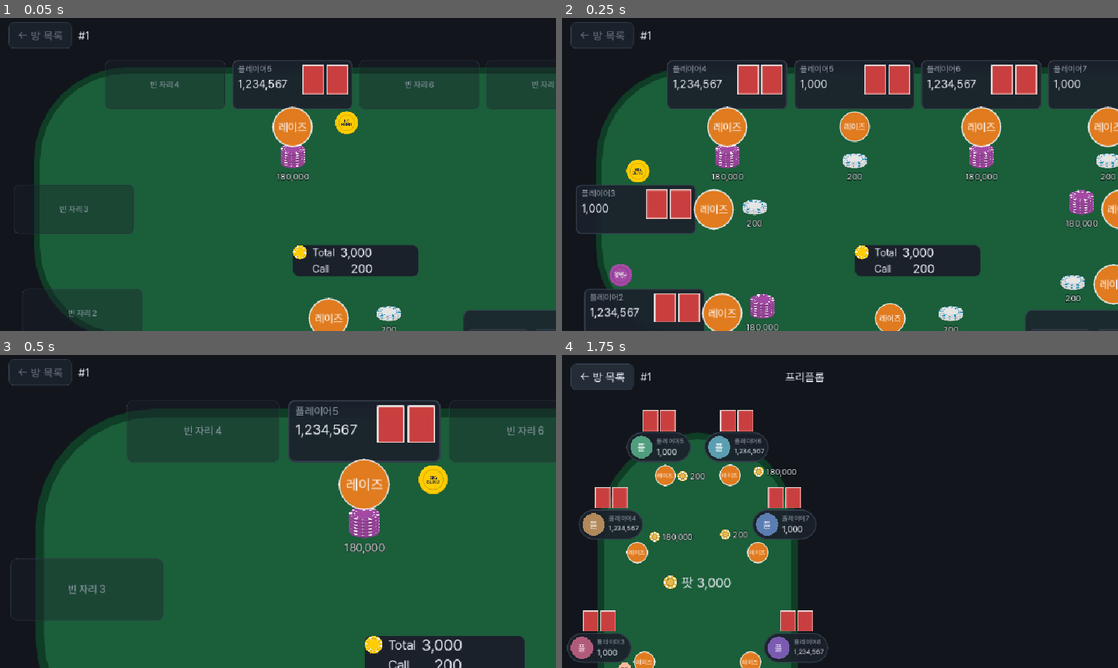
Above: before the commit, frames 1-4 (two rows, left to right).
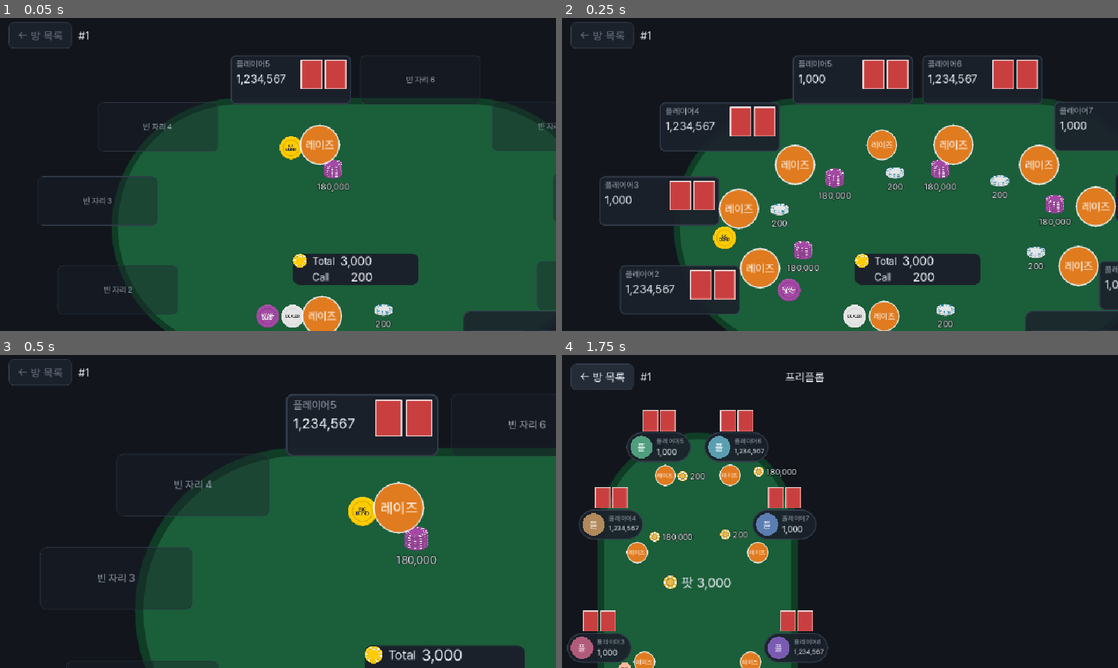
Above: after the commit, the same moments.

Repository: modify879/board-game-godot
Game: Godot game, scene res://games/holdem/test_layout.tscn
Same seed, same stepped clock (60 frames per second), same inputs: the game is played once before the commit and once after it. This scene is started directly instead of the project's main scene.
Inputs (mouse positions are in pixels of both pictures, inside the frame that each line leads up to):
- Up to frame 1 (0.05 s): no input
- Up to frame 2 (0.25 s): no input
- Up to frame 3 (0.5 s): no input
- Up to frame 4 (1.75 s): move the mouse to (962, 495) at 0.52 s; click (962, 495) at 0.67 s; move the mouse to (728, 527) at 1.27 s; click (728, 527) at 1.42 s

The runs differ from the first frame. In frame 1, 27% of the frame differs, in the area x 2-100%, y 12-100%; in frame 2, 35%; in frame 3, 30%; in frame 4, less than 0.1%.

Commit message:
feat(holdem): 데스크톱 좌석·행동 토큰·칩을 같은 중심의 타원 세 겹에 놓고 펠트를 매끈한 타원으로 그린다

Diff:
--- a/games/holdem/table.gd
+++ b/games/holdem/table.gd
@@ -25,20 +25,28 @@
 const BET_GAP := 8.0 # 베팅 칩과 자기 좌석 캡슐 사이 간격
 const BET_ANGLES := [0.0, 35.0, -35.0, 70.0, -70.0, 105.0, -105.0, 140.0, -140.0, 180.0] # 기본(펠트 중심 쪽)이 막히면 캡슐 둘레를 따라 돌려 보는 각도
 const RESUME_SEAT_CHECK_SEC := 2.0 # 탭 복귀 소켓 교체 뒤 이 시간 동안 POSITION·SEATED 스냅샷이 없으면 me/seat 로 확인한다
-# 데스크톱(가로) 배치는 1280x672(FeltArea) 설계 좌표에서 정하고 k = min(w/1280, h/672) 배로 키운다. 좌석 = 고정 슬롯(타원 아님)
+# 데스크톱(가로) 배치는 1280x672(FeltArea) 설계 좌표에서 정하고 k = min(w/1280, h/672) 배로 키운다.
+# 같은 중심(D_CENTER)의 타원 네 겹: 펠트(스타디움) ⊂ 바깥(좌석 패널 중심) / 가운데(행동 토큰·마커) / 안쪽(베팅 더미)
+# 토큰·베팅은 좌석 패널 중심에서 펠트 중심으로 그은 선 위에서 각 타원과 만나는 점에 놓는다 — 그래서 한 바퀴 타원 띠를 이룬다
 const D_W := 1280.0
 const D_H := 672.0
-const D_FELT := Rect2(51, 30, 1178, 498)
-## 슬롯 중심. v = posmod(seatNo - 내 좌석, 9): 0 내 자리(아래 가운데) → 시계 방향으로 왼쪽 아래 모서리·왼쪽 가운데·위 4곳·오른쪽 가운데·오른쪽 아래 모서리
-## v8 은 행동 패널(D_ACTION, y 474~)이 막아 v1 보다 높다 — 패널 아래변이 474 를 넘지 않는 가장 낮은 자리(위 v7 아래변 335 와 마커 줄 사이)
-const D_SLOTS := [Vector2(640, 597), Vector2(140, 480), Vector2(125, 290), Vector2(292, 62), Vector2(524, 62), Vector2(756, 62), Vector2(988, 62), Vector2(1155, 290), Vector2(1140, 427)]
+const D_CENTER := Vector2(640, 321)
+const D_FELT_R := Vector2(446, 235) # 펠트 반지름(가로:세로 ≈ 1.9:1). 모서리 반지름 = 세로 반지름이라 양 끝이 반원
+const D_OUTER := Vector2(479.4, 276) # 좌석 패널 중심이 놓이는 타원
+const D_MID := Vector2(335, 150.9) # 행동 토큰·D/SB/BB 마커
+const D_INNER := Vector2(262.3, 93.5) # 베팅 더미 + 금액
+## 좌석 패널 중심의 매개 각도(°, 아래 = 90, 시계 방향). v = posmod(seatNo - 내 좌석, 9): 0 내 자리(아래 가운데) → 왼쪽 아래·왼쪽·위 4곳·오른쪽·오른쪽 아래
+## 내 자리 오른쪽엔 행동 패널(D_ACTION)이 있어 오른쪽 아래(v8)는 23°(행동 패널 위쪽 바깥)로 올렸다. 위 네 곳은 패널 폭(220)이 겹치지 않게 v4·v5 는 가운데에서 ±14.3° 이상, v3 은 v4 와 닿지 않게 벌렸다. 설계는 scratchpad 의 탐색으로 정했다
+const D_ANGLES := [90.0, 155.0, 189.7, 221.0, 255.7, 284.3, 318.5, 349.0, 383.0]
+## 마커가 토큰 곁 어느 쪽(타원 접선, +1 = 각도 증가 방향)으로 먼저 놓일지. 막히면 반대쪽·더 먼 쪽으로 간다(_place_desktop)
+const D_MARK_SIDE := [1, -1, 1, 1, 1, -1, -1, -1, 1]
 const D_TOKEN := 56.0 # 행동 토큰 지름
 const D_MARKER := 42.0 # D·SB·BB 칩
-const D_BET_W := 84.0 # 베팅 칸(더미 + 금액) 폭
-const D_BET_H := 68.0
-const D_BOARD_CARD := Vector2(72, 98)
-const D_TOTAL_TOP := 356.0 # Total 상자 윗변(보드 아래)
-const D_ACTION := Rect2(836, 474, 374, 198) # 행동 패널(내 패널 오른쪽)
+const D_BET_W := 64.0 # 베팅 칸(더미 + 금액) 폭
+const D_BOARD_CARD := Vector2(64, 88)
+const D_BOARD_TOP := 275.0 # 보드 윗변(안쪽 타원 띠 안, 펠트 중심보다 조금 아래)
+const D_TOTAL_TOP := 371.0 # Total 상자 윗변(보드 아래)
+const D_ACTION := Rect2(836, 476, 374, 196) # 행동 패널(내 패널 오른쪽)
 const D_BAR := Rect2(16, 534, 394, 130) # 참가·일어서기 등 버튼 줄(내 패널 왼쪽 아래)
 const MARKER_TEXTURES := [preload("res://games/holdem/assets/chips/chip_dealer.png"), preload("res://games/holdem/assets/chips/chip_smallBlind.png"), preload("res://games/holdem/assets/chips/chip_bigBlind.png")]
 const CREATE_SEAT_CHECK_SEC := 5.0 # 방 생성 뒤 이 시간 동안 join-queue 이벤트가 없으면 me/seat 로 착석을 확인한다 — DROPPED 는 스냅샷으로 다시 오지 않는다
@@ -196,6 +204,7 @@
 	felt_style.bg_color = FELT_COLOR
 	felt_style.border_color = FELT_RIM_COLOR
 	felt_style.set_border_width_all(FELT_RIM)
+	felt_style.corner_detail = 32  # 큰 모서리가 각져 보이지 않게
 	felt_area.resized.connect(func() -> void:
 		motion.kill_real()
 		_render_seats())
@@ -393,45 +402,48 @@
 	action_bg.size = bottom_region.size
 
 
-## 데스크톱 배치. 슬롯 좌표(D_SLOTS)·토큰·베팅·마커 자리는 설계 좌표 × k + 가운데 정렬 오프셋.
-## 반환 g: center(펠트 중심), hc(내 카드 크기), slots[v] = {panel, token, bet, markers[D, SB, BB]}(FeltArea 좌표)
+## 중심 c 에서 점 p 로 그은 선이 반지름 r 타원과 만나는 점
+static func ring_point(p: Vector2, c: Vector2, r: Vector2) -> Vector2:
+	var d := p - c
+	return c + d / sqrt(pow(d.x / r.x, 2.0) + pow(d.y / r.y, 2.0))
+
+
+## 데스크톱 배치. 타원 매개변수(D_*)·각도표(D_ANGLES)에서 슬롯을 계산한다. 설계 좌표 × k + 가운데 정렬 오프셋.
+## 반환 g: center(펠트 중심), hc(내 카드 크기), slots[v] = {panel, token, bet, cands[마커 후보 자리, 우선순위 순]}(FeltArea 좌표)
 func _layout_desktop() -> Dictionary:
 	var area := felt_area.size
 	k = maxf(minf(area.x / D_W, area.y / D_H), 0.3)
 	var off := (area - Vector2(D_W, D_H) * k) / 2.0
-	felt.position = off + D_FELT.position * k
-	felt.size = D_FELT.size * k
-	felt_style.set_corner_radius_all(int(170.0 * k))
+	felt.position = off + (D_CENTER - D_FELT_R) * k
+	felt.size = D_FELT_R * 2.0 * k
+	felt_style.set_corner_radius_all(int(D_FELT_R.y * k))
 	felt_style.set_border_width_all(maxi(int(FELT_RIM * k), 4))
 	var slots: Array = []
 	for v in 9:
-		var pc: Vector2 = D_SLOTS[v]
+		var a := deg_to_rad(D_ANGLES[v])
+		var pc := D_CENTER + D_OUTER * Vector2(cos(a), sin(a))
 		var half: Vector2 = (SeatScript.panel_size(v == 0, 1.0)) / 2.0
+		var token: Vector2
+		var bet: Vector2
+		var cands: Array = []
+		if v == 0: # 내 패널은 넓어 위로 곧게 올리면 Total 상자와 닿는다 — 패널 윗변 위 왼쪽에 토큰, 오른쪽에 베팅, 마커는 토큰 왼쪽 줄
+			token = pc + Vector2(-62, -111)
+			bet = pc + Vector2(50, -117)
+			for i in 3:
+				cands.append(pc + Vector2(-115.0 - i * (D_MARKER + 4.0), -111))
+		else:
+			token = ring_point(pc, D_CENTER, D_MID)
+			bet = ring_point(pc, D_CENTER, D_INNER)
+			var d := token - D_CENTER # 가운데 타원의 접선(토큰 곁으로 타원을 따라 간다)
+			var t: Vector2 = Vector2(-d.y / (D_MID.y * D_MID.y), d.x / (D_MID.x * D_MID.x)).normalized() * D_MARK_SIDE[v]
+			var along := 1.0 / maxf(absf(t.x), absf(t.y)) # 대각선이어도 사각 경계가 닿지 않게 한 축으로 충분히 띄운다
+			var s1 := (D_TOKEN / 2.0 + 4.0 + D_MARKER / 2.0) * along
+			var s2 := s1 + (D_MARKER + 4.0) * along
+			cands = [token + t * s1, token - t * s1, token + t * s2, token - t * s2]
 		var sl := {"panel": Rect2(off + (pc - half) * k, half * 2.0 * k)}
-		var markers: Array
-		var mg := D_MARKER + 4.0 # 마커 간격
-		if v == 0: # 내 패널 위에 토큰·베팅, 왼쪽에 마커 세로 줄
-			sl.token = pc + Vector2(-50, -half.y - 4 - D_TOKEN / 2.0)
-			sl.bet = pc + Vector2(60, -half.y - 4 - D_BET_H / 2.0)
-			var mx := -half.x - 4 - D_MARKER / 2.0
-			markers = [pc + Vector2(mx, -mg), pc + Vector2(mx, 0), pc + Vector2(mx, mg)]
-		elif v >= 3 and v <= 6: # 위 네 곳: 패널 아래에 토큰 → 베팅, 마커는 토큰 양옆
-			var by := half.y + 4 + D_MARKER / 2.0
-			var mx := D_TOKEN / 2.0 + 4 + D_MARKER / 2.0
-			sl.token = pc + Vector2(0, half.y + 4 + D_TOKEN / 2.0)
-			sl.bet = pc + Vector2(0, half.y + 4 + D_TOKEN + 4 + D_BET_H / 2.0)
-			markers = [pc + Vector2(-mx, by), pc + Vector2(mx, by), pc + Vector2(mx + mg, by)]
-		else: # 양옆·아래 모서리: 패널 바로 안쪽에 토큰 → 그 안쪽에 베팅, 마커는 패널 윗변 위 가로 줄(바깥 끝부터)
-			var sx := 1.0 if v <= 2 else -1.0
-			sl.token = pc + Vector2(sx * (half.x + 4 + D_TOKEN / 2.0), 0)
-			sl.bet = (sl.token as Vector2) + Vector2(sx * (D_TOKEN / 2.0 + 4 + D_BET_W / 2.0), 0)
-			var my := -half.y - 4 - D_MARKER / 2.0
-			markers = []
-			for i in 3:
-				markers.append(pc + Vector2(-sx * (half.x - D_MARKER / 2.0 - i * mg), my))
-		sl.token = off + (sl.token as Vector2) * k
-		sl.bet = off + (sl.bet as Vector2) * k
-		sl.markers = markers.map(func(m: Vector2) -> Vector2: return off + m * k)
+		sl.token = off + token * k
+		sl.bet = off + bet * k
+		sl.cands = cands.map(func(m: Vector2) -> Vector2: return off + m * k)
 		slots.append(sl)
 	var hc := SeatScript.desk_card_size(true, k)
 	var board_size := Vector2(D_BOARD_CARD.x * 5.0 + 24.0, D_BOARD_CARD.y) * k # 카드 사이 6(HBox 간격)
@@ -439,7 +451,7 @@
 		r.custom_minimum_size = D_BOARD_CARD * k
 	board_box.custom_minimum_size = board_size
 	center_box.size = board_size
-	center_box.position = off + Vector2(D_W / 2.0 * k - board_size.x / 2.0, 248.0 * k)
+	center_box.position = off + Vector2(D_CENTER.x * k - board_size.x / 2.0, D_BOARD_TOP * k)
 	for r: TextureRect in my_card_rects:
 		r.custom_minimum_size = hc
 	my_cards_box.size = Vector2(2.0 * hc.x + 8.0 * k, hc.y)
@@ -452,7 +464,7 @@
 		l.add_theme_font_size_override("font_size", int(round(18.0 * k)))
 	%PotIcon.custom_minimum_size = Vector2(26, 26) * k
 	total_box.reset_size()
-	total_box.position = off + Vector2(D_W / 2.0 * k - total_box.size.x / 2.0, D_TOTAL_TOP * k)
+	total_box.position = off + Vector2(D_CENTER.x * k - total_box.size.x / 2.0, D_TOTAL_TOP * k)
 	label_w = 360.0 * k
 	label_bottom = off.y + (D_TOTAL_TOP + 66.0) * k
 	_place_board_label()
@@ -471,10 +483,10 @@
 		b.custom_minimum_size.y = 44.0 * k
 		b.add_theme_font_size_override("font_size", int(round(17.0 * k)))
 	_sync_action_bg()
-	return {"center": off + D_FELT.get_center() * k, "hc": hc, "slots": slots}
-
-
-## 데스크톱: 슬롯에 좌석·토큰·베팅·마커를 놓는다(겹침 검사 없이 고정 자리 — 겹치지 않게 슬롯을 짰다. test_layout 이 확인한다)
+	return {"center": off + D_CENTER * k, "hc": hc, "slots": slots}
+
+
+## 데스크톱: 슬롯에 좌석·토큰·베팅을 고정 자리로 놓고(겹치지 않게 타원을 짰다. test_layout 이 확인한다), 마커는 후보 중 빈 자리를 고른다
 func _place_desktop(g: Dictionary, hero: int, marks: Array) -> void:
 	for seat_no in range(1, 10):
 		var v := posmod(seat_no - hero, 9)
@@ -496,14 +508,62 @@
 			var bm := Vector2(D_BET_W * k, chip.custom_minimum_size.y + 4.0 + amount.get_combined_minimum_size().y)
 			box.size = bm
 			box.position = (sl.bet as Vector2) - bm / 2.0
-	for mk: Array in marks: # [마커, 좌석, 슬롯 안 번호(D 0·SB 1·BB 2)]
+	# 마커: 자기 좌석 토큰 곁 후보 중 처음으로 아무것(패널·보이는 토큰·베팅·보드·Total·행동 패널·앞선 마커)과도 안 닿는 자리
+	var blocks: Array = []
+	for sl: Dictionary in g.slots:
+		blocks.append(sl.panel)
+	blocks.append_array([center_box.get_rect(), total_box.get_rect(), bottom_region.get_rect(), bottom_bar.get_rect()])
+	for seat_no in range(1, 10):
+		var sl: Dictionary = g.slots[posmod(seat_no - hero, 9)]
+		if seat_nodes[seat_no - 1].badge_action.visible:
+			blocks.append(Rect2((sl.token as Vector2) - Vector2(D_TOKEN, D_TOKEN) * k / 2.0, Vector2(D_TOKEN, D_TOKEN) * k))
+		if bet_boxes[seat_no - 1].visible:
+			blocks.append(bet_boxes[seat_no - 1].get_rect())
+	for mk: Array in marks: # [마커, 좌석, 종류(D 0·SB 1·BB 2)] — 놓는 순서 = 우선순위
 		var m: Control = mk[0]
 		m.custom_minimum_size = Vector2(D_MARKER, D_MARKER) * k
 		m.size = m.custom_minimum_size
 		m.texture = MARKER_TEXTURES[mk[2]]
 		m.queue_redraw()
-		if mk[1] != -1:
-			m.position = (g.slots[posmod(mk[1] - hero, 9)].markers[mk[2]] as Vector2) - m.size / 2.0
+		if mk[1] == -1:
+			continue
+		var own := posmod(mk[1] - hero, 9)
+		var cands: Array = g.slots[own].cands
+		var pos: Vector2 = cands[0]
+		var fallback := -1
+		for ci in cands.size():
+			var r := Rect2((cands[ci] as Vector2) - m.size / 2.0, m.size)
+			var free := true
+			for bi in blocks.size():
+				if r.grow(0.0 if bi < 9 else 2.0).intersects(blocks[bi]): # 앞 아홉은 패널 — 살짝 닿는 것까지는 둔다
+					free = false
+					break
+			if not free:
+				continue
+			if fallback == -1:
+				fallback = ci
+			if _nearest_slot(r, g.slots, own) == own: # 옆 좌석 것으로 보이면 건너뛴다
+				fallback = ci
+				break
+		if fallback != -1:
+			pos = cands[fallback]
+		m.position = pos - m.size / 2.0
+		blocks.append(m.get_rect())
+
+
+## r 에서 가장 가까운(사각 사이 거리) 슬롯 패널의 번호
+func _nearest_slot(r: Rect2, slots: Array, own: int) -> int: # 동률은 남에게 진 것으로 센다(own 거리 +1)
+	var best := INF
+	var nearest := -1
+	for v in slots.size():
+		var p: Rect2 = slots[v].panel
+		var d := Vector2(maxf(maxf(r.position.x - p.end.x, p.position.x - r.end.x), 0.0), maxf(maxf(r.position.y - p.end.y, p.position.y - r.end.y), 0.0)).length()
+		if v == own:
+			d += 1.0
+		if d < best:
+			best = d
+			nearest = v
+	return nearest
 
 
 ## 펠트·좌석·보드·내 카드를 절대 좌표로 놓는다. 세로·가로 모두 같은 코드다.
--- a/games/holdem/test_layout.gd
+++ b/games/holdem/test_layout.gd
@@ -7,6 +7,7 @@
 const SIZES := [Vector2(1280, 720), Vector2(1600, 900), Vector2(1920, 1080), Vector2(488, 1056)]
 const HAND := {"category": "STRAIGHT_FLUSH", "tiebreakers": [14.0, 13.0, 12.0, 11.0, 10.0]} # 가장 긴 문구("로열 스트레이트 플러시")
 const MIN_GAP := 8.0
+const PublicView := preload("res://games/holdem/public_view.gd")
 const TOL := 2.0 # 겹침 허용 깊이(px) — 테두리가 살짝 닿는 정도는 겹침으로 세지 않는다
 # 같은 주인 안에서 겹쳐도 되는 (종류, 종류) — 캡슐 모서리의 배지, 캡슐·카드 모서리에 걸치는 족보 알약, 보드 줄 위에 겹쳐 그리는 결과 문구
 const ALLOWED := [["cap", "badge"], ["cap", "pill"], ["cards", "pill"], ["hero", "pill"], ["pot", "label"]]
@@ -266,6 +267,17 @@
 	return _gap(r, spine) < rad - TOL
 
 
+func _nearest_panel(r: Rect2, panels: Dictionary) -> int:
+	var best := INF
+	var nearest := -1
+	for no: int in panels:
+		var d := _gap(r, panels[no])
+		if d < best:
+			best = d
+			nearest = no
+	return nearest
+
+
 func _gap(a: Rect2, b: Rect2) -> float:
 	var gx := maxf(a.position.x - b.end.x, b.position.x - a.end.x)
 	var gy := maxf(a.position.y - b.end.y, b.position.y - a.end.y)
@@ -354,6 +366,30 @@
 				continue # 핸드 중엔 상자, 끝나면 문구 — 같은 자리를 번갈아 쓴다
 			if _in(a.r).intersects(_in(b.r)):
 				bad.append("%s/%s x %s/%s %s %s" % [a.o, a.k, b.o, b.k, _s(a.r), _s(b.r)])
+	# 토큰·베팅·마커는 가장 가까운 패널이 자기 좌석이어야 한다(옆 좌석 것으로 보이지 않게)
+	var hero_no := hero if hero > 0 else 1
+	for it in items:
+		if it.k in ["token", "bet"]:
+			var own := int(str(it.o).substr(4))
+			if _nearest_panel(it.r, panels) != own:
+				bad.append("%s/%s 가장 가까운 패널이 seat%d" % [it.o, it.k, _nearest_panel(it.r, panels)])
+			if it.k == "bet": # 타원 느슨 검사: 중심이 펠트 중심→패널 중심 선 위 안쪽 타원 반지름 ±15% 안
+				var c: Vector2 = (it.r as Rect2).get_center() - table.felt_area.get_global_position()
+				var fc: Vector2 = table.geo.center
+				var pcn: Vector2 = (panels[own] as Rect2).get_center() - table.felt_area.get_global_position()
+				if own != hero_no:
+					var want: Vector2 = table.ring_point(pcn, fc, table.D_INNER * table.k)
+					var got: Vector2 = c - fc
+					var tw: Vector2 = want - fc
+					if got.length() < tw.length() * 0.85 or got.length() > tw.length() * 1.15 or got.normalized().dot(tw.normalized()) < 0.98:
+						bad.append("%s/bet 안쪽 타원에서 벗어남 %s (기대 %s)" % [it.o, c, want])
+	for pair: Array in [["dealer", table.dealer_marker, 0], ["dealer-sb", table.sb_marker, 1], ["dealer-bb", table.bb_marker, 2]]:
+		if not pair[1].visible:
+			continue
+		var seat_no: int = int(table.public_view.get("buttonSeatNo")) if pair[2] == 0 else int(PublicView.blind_seats(table.public_view)["sb" if pair[2] == 1 else "bb"])
+		var near := _nearest_panel((pair[1] as Control).get_global_rect(), panels)
+		if near != seat_no:
+			bad.append("%s 마커의 가장 가까운 패널이 seat%d (주인 seat%d)" % [pair[0], near, seat_no])
 	if table.pot_row.visible:
 		bad.append("데스크톱에서 PotRow 가 보임")
 	if table.action_bg.get_index() > table.bottom_region.get_index() or table.my_cards_box.get_index() < table.seat_nodes[8].get_index():
